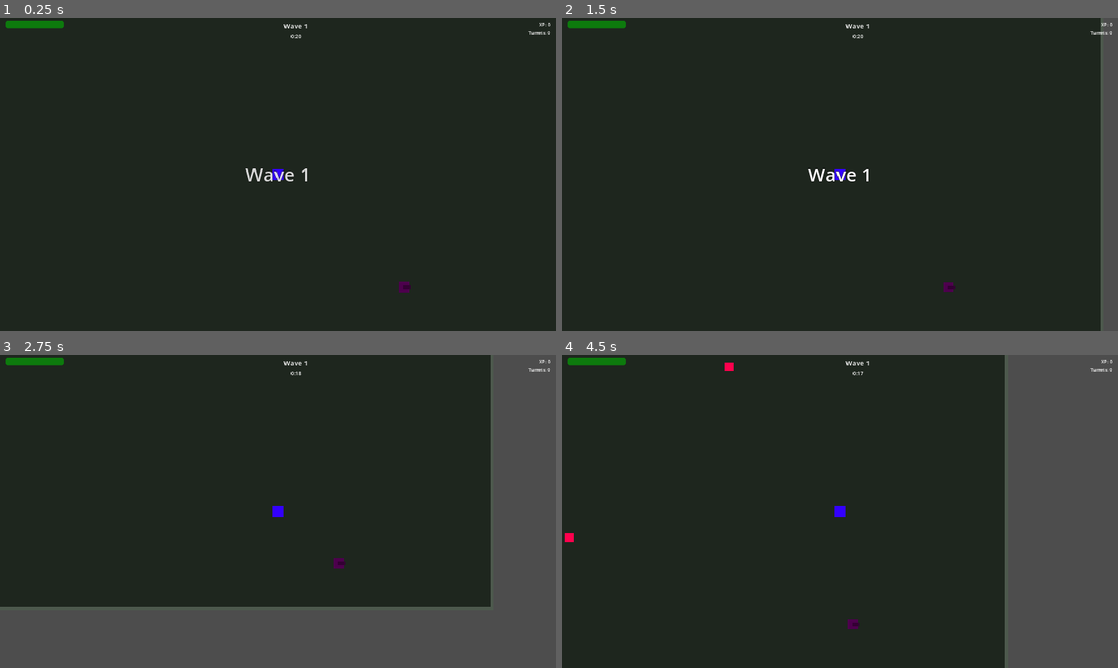
Above: before the commit, frames 1-4 (two rows, left to right).
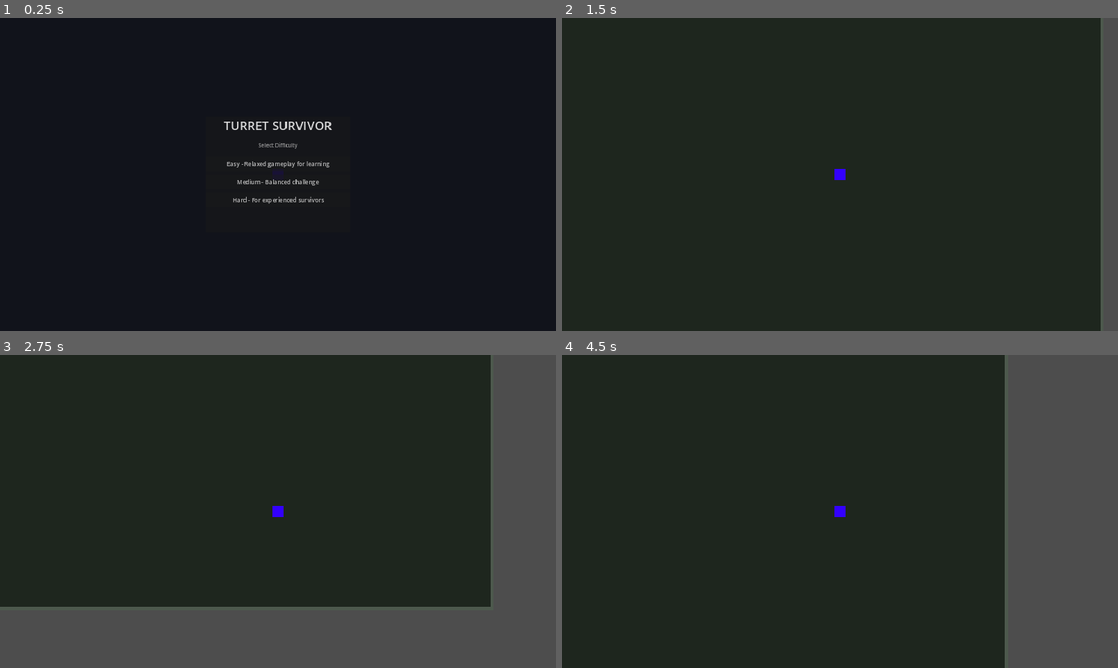
Above: after the commit, the same moments.

Repository: arebolledo2/turret-game
Game: Godot game, scene res://scenes/main.tscn
Two runs of this game, one before a commit and one after it. Both use one fixed random seed, a clock stepped at 60 frames per second and the inputs below.
Inputs (mouse positions are in pixels of both pictures, inside the frame that each line leads up to):
- Up to frame 1 (0.25 s): no input
- Up to frame 2 (1.5 s): click (840, 180) at 0.5 s, where only the run after the commit has a clickable "Medium - Balanced challenge"; tap Enter at 1.25 s; hold D (move_right) from 1.28 s (still down)
- Up to frame 3 (2.75 s): release D (move_right) at 2.03 s; hold S (move_down) from 2.03 s (still down)
- Up to frame 4 (4.5 s): release S (move_down) at 2.78 s; hold D (move_right) 2.78-3.53 s; hold W (move_up) 3.53-4.28 s; hold A (move_left) from 4.28 s (still down)

The runs differ from the first frame. In frame 1, 1.3% of the frame differs, in the area x 1-99%, y 0-88%; in frame 2, 0.6%; in frame 3, 0.4%; in frame 4, 0.5%.
Error after the commit: Parse Error: Cannot infer the type of "base" variable because the value doesn't have a set type. (res://scripts/autoload/globals.gd:139)

Commit message:
Add difficulty selection (Easy/Medium/Hard)

Diff:
--- a/scenes/ui/hud.tscn
+++ b/scenes/ui/hud.tscn
@@ -156,4 +156,77 @@
 layout_mode = 2
 text = "Restart"
 
+[node name="DifficultySelect" type="Control" parent="."]
+visible = false
+anchors_preset = 15
+anchor_right = 1.0
+anchor_bottom = 1.0
+grow_horizontal = 2
+grow_vertical = 2
+
+[node name="ColorRect" type="ColorRect" parent="DifficultySelect"]
+layout_mode = 1
+anchors_preset = 15
+anchor_right = 1.0
+anchor_bottom = 1.0
+grow_horizontal = 2
+grow_vertical = 2
+color = Color(0.05, 0.05, 0.1, 0.9)
+
+[node name="Panel" type="PanelContainer" parent="DifficultySelect"]
+layout_mode = 1
+anchors_preset = 8
+anchor_left = 0.5
+anchor_top = 0.5
+anchor_right = 0.5
+anchor_bottom = 0.5
+offset_left = -250.0
+offset_top = -200.0
+offset_right = 250.0
+offset_bottom = 200.0
+grow_horizontal = 2
+grow_vertical = 2
+
+[node name="VBoxContainer" type="VBoxContainer" parent="DifficultySelect/Panel"]
+layout_mode = 2
+theme_override_constants/separation = 25
+
+[node name="Title" type="Label" parent="DifficultySelect/Panel/VBoxContainer"]
+layout_mode = 2
+theme_override_font_sizes/font_size = 42
+text = "TURRET SURVIVOR"
+horizontal_alignment = 1
+
+[node name="Subtitle" type="Label" parent="DifficultySelect/Panel/VBoxContainer"]
+layout_mode = 2
+theme_override_font_sizes/font_size = 18
+theme_override_colors/font_color = Color(0.7, 0.7, 0.7, 1)
+text = "Select Difficulty"
+horizontal_alignment = 1
+
+[node name="ButtonContainer" type="VBoxContainer" parent="DifficultySelect/Panel/VBoxContainer"]
+layout_mode = 2
+theme_override_constants/separation = 12
+
+[node name="EasyButton" type="Button" parent="DifficultySelect/Panel/VBoxContainer/ButtonContainer"]
+custom_minimum_size = Vector2(0, 50)
+layout_mode = 2
+theme_override_font_sizes/font_size = 20
+text = "Easy - Relaxed gameplay for learning"
+
+[node name="MediumButton" type="Button" parent="DifficultySelect/Panel/VBoxContainer/ButtonContainer"]
+custom_minimum_size = Vector2(0, 50)
+layout_mode = 2
+theme_override_font_sizes/font_size = 20
+text = "Medium - Balanced challenge"
+
+[node name="HardButton" type="Button" parent="DifficultySelect/Panel/VBoxContainer/ButtonContainer"]
+custom_minimum_size = Vector2(0, 50)
+layout_mode = 2
+theme_override_font_sizes/font_size = 20
+text = "Hard - For experienced survivors"
+
 [connection signal="pressed" from="GameOverScreen/Panel/VBoxContainer/RestartButton" to="." method="_on_restart_pressed"]
+[connection signal="pressed" from="DifficultySelect/Panel/VBoxContainer/ButtonContainer/EasyButton" to="." method="_on_easy_pressed"]
+[connection signal="pressed" from="DifficultySelect/Panel/VBoxContainer/ButtonContainer/MediumButton" to="." method="_on_medium_pressed"]
+[connection signal="pressed" from="DifficultySelect/Panel/VBoxContainer/ButtonContainer/HardButton" to="." method="_on_hard_pressed"]
--- a/scripts/autoload/events.gd
+++ b/scripts/autoload/events.gd
@@ -32,4 +32,6 @@
 # UI Events
 signal show_wave_announcement(wave_number: int)
 signal hide_wave_announcement()
+signal show_difficulty_select()
+signal difficulty_selected(difficulty: int)
 signal update_hud()
--- a/scripts/autoload/globals.gd
+++ b/scripts/autoload/globals.gd
@@ -3,13 +3,70 @@
 # Autoload singleton for global game state
 # Add to Project Settings > Autoload as "Globals"
 
-# Game Constants (from MVP spec)
+# =============================================================================
+# DIFFICULTY SYSTEM
+# =============================================================================
+enum Difficulty { EASY, MEDIUM, HARD }
+
+# Difficulty configuration - each key modifies base values
+# Add new difficulties by adding entries here
+const DIFFICULTY_CONFIG: Dictionary = {
+	Difficulty.EASY: {
+		"name": "Easy",
+		"description": "Relaxed gameplay for learning",
+		"enemy_health_mult": 1.0,
+		"enemy_speed_mult": 1.0,
+		"enemy_damage_mult": 1.0,
+		"enemy_count_mult": 1.0,
+		"enemy_hp_scale_per_wave": 1.10,   # 10% per wave
+		"enemy_speed_scale_per_wave": 1.03, # 3% per wave
+		"player_health_mult": 1.0,
+		"turret_damage_mult": 1.0,
+	},
+	Difficulty.MEDIUM: {
+		"name": "Medium",
+		"description": "Balanced challenge",
+		"enemy_health_mult": 1.25,
+		"enemy_speed_mult": 1.1,
+		"enemy_damage_mult": 1.2,
+		"enemy_count_mult": 1.2,
+		"enemy_hp_scale_per_wave": 1.12,   # 12% per wave
+		"enemy_speed_scale_per_wave": 1.04, # 4% per wave
+		"player_health_mult": 1.0,
+		"turret_damage_mult": 1.0,
+	},
+	Difficulty.HARD: {
+		"name": "Hard",
+		"description": "For experienced survivors",
+		"enemy_health_mult": 1.5,
+		"enemy_speed_mult": 1.2,
+		"enemy_damage_mult": 1.5,
+		"enemy_count_mult": 1.4,
+		"enemy_hp_scale_per_wave": 1.15,   # 15% per wave
+		"enemy_speed_scale_per_wave": 1.05, # 5% per wave
+		"player_health_mult": 0.8,          # 20% less health
+		"turret_damage_mult": 0.9,          # 10% less turret damage
+	},
+}
+
+var current_difficulty: Difficulty = Difficulty.EASY
+
+# Helper to get current difficulty config
+func get_difficulty_config() -> Dictionary:
+	return DIFFICULTY_CONFIG[current_difficulty]
+
+func get_difficulty_name() -> String:
+	return get_difficulty_config()["name"]
+
+# =============================================================================
+# GAME CONSTANTS (Base values - modified by difficulty)
+# =============================================================================
 const ARENA_WIDTH: int = 1920
 const ARENA_HEIGHT: int = 1080
 const MAX_WAVES: int = 10
 
 # Player Constants
-const PLAYER_MAX_HEALTH: float = 100.0
+const PLAYER_BASE_MAX_HEALTH: float = 100.0
 const PLAYER_SPEED: float = 300.0
 const PLAYER_PICKUP_RADIUS: float = 50.0
 const PLAYER_INVINCIBILITY_TIME: float = 0.5
@@ -18,8 +75,12 @@
 const PLAYER_WEAPON_RANGE: float = 200.0
 const PLAYER_PROJECTILE_SPEED: float = 600.0
 
+# Computed player values
+var PLAYER_MAX_HEALTH: float:
+	get: return PLAYER_BASE_MAX_HEALTH * get_difficulty_config()["player_health_mult"]
+
 # Turret Constants
-const TURRET_DAMAGE: float = 15.0
+const TURRET_BASE_DAMAGE: float = 15.0
 const TURRET_FIRE_RATE: float = 2.0  # shots per second
 const TURRET_RANGE: float = 400.0
 const TURRET_PROJECTILE_SPEED: float = 500.0
@@ -27,12 +88,24 @@
 const TURRET_MIN_DISTANCE: float = 100.0  # from other turrets
 const TURRET_PLAYER_EXCLUSION: float = 150.0  # won't spawn on player
 
+# Computed turret values
+var TURRET_DAMAGE: float:
+	get: return TURRET_BASE_DAMAGE * get_difficulty_config()["turret_damage_mult"]
+
 # Enemy Base Constants (Wave 1)
 const ENEMY_BASE_HEALTH: float = 30.0
 const ENEMY_BASE_SPEED: float = 150.0
-const ENEMY_CONTACT_DAMAGE: float = 33.0
-const ENEMY_HP_SCALE: float = 1.10  # 10% per wave
-const ENEMY_SPEED_SCALE: float = 1.03  # 3% per wave
+const ENEMY_BASE_CONTACT_DAMAGE: float = 33.0
+
+# Computed enemy scaling factors
+var ENEMY_HP_SCALE: float:
+	get: return get_difficulty_config()["enemy_hp_scale_per_wave"]
+
+var ENEMY_SPEED_SCALE: float:
+	get: return get_difficulty_config()["enemy_speed_scale_per_wave"]
+
+var ENEMY_CONTACT_DAMAGE: float:
+	get: return ENEMY_BASE_CONTACT_DAMAGE * get_difficulty_config()["enemy_damage_mult"]
 
 # Wave Timing
 const WAVE_ANNOUNCEMENT_TIME: float = 1.5
@@ -51,23 +124,33 @@
 var time_survived: float = 0.0
 var is_game_active: bool = false
 
-# Helper Functions
+# =============================================================================
+# HELPER FUNCTIONS
+# =============================================================================
 func get_wave_duration(wave: int) -> float:
 	return WAVE_BASE_DURATION + (wave - 1) * WAVE_DURATION_INCREMENT
 
 func get_wave_enemy_count(wave: int) -> int:
-	return WAVE_BASE_ENEMY_COUNT + (wave - 1) * WAVE_ENEMY_INCREMENT
+	var base_count := WAVE_BASE_ENEMY_COUNT + (wave - 1) * WAVE_ENEMY_INCREMENT
+	return int(base_count * get_difficulty_config()["enemy_count_mult"])
 
 func get_enemy_health(wave: int) -> float:
-	return ENEMY_BASE_HEALTH * pow(ENEMY_HP_SCALE, wave - 1)
+	var config := get_difficulty_config()
+	var base := ENEMY_BASE_HEALTH * config["enemy_health_mult"]
+	return base * pow(config["enemy_hp_scale_per_wave"], wave - 1)
 
 func get_enemy_speed(wave: int) -> float:
-	return ENEMY_BASE_SPEED * pow(ENEMY_SPEED_SCALE, wave - 1)
+	var config := get_difficulty_config()
+	var base := ENEMY_BASE_SPEED * config["enemy_speed_mult"]
+	return base * pow(config["enemy_speed_scale_per_wave"], wave - 1)
 
 func get_spawn_interval(wave: int) -> float:
 	var duration := get_wave_duration(wave)
 	var count := get_wave_enemy_count(wave)
 	return duration / float(count)
+
+func set_difficulty(difficulty: Difficulty) -> void:
+	current_difficulty = difficulty
 
 func reset_stats() -> void:
 	current_wave = 0
--- a/scripts/game_manager.gd
+++ b/scripts/game_manager.gd
@@ -1,6 +1,6 @@
 extends Node
 
-enum GameState { IDLE, WAVE_ANNOUNCEMENT, COMBAT, WAVE_END, VICTORY, GAME_OVER }
+enum GameState { IDLE, DIFFICULTY_SELECT, WAVE_ANNOUNCEMENT, COMBAT, WAVE_END, VICTORY, GAME_OVER }
 
 var current_state: GameState = GameState.IDLE
 var wave_timer: float = 0.0
@@ -13,13 +13,23 @@
 func _ready() -> void:
 	# Connect to player death
 	Events.player_died.connect(_on_player_died)
+	Events.difficulty_selected.connect(_on_difficulty_selected)
 
-	# Start the game
-	call_deferred("start_game")
+	# Show difficulty selection
+	call_deferred("show_difficulty_select")
+
+func show_difficulty_select() -> void:
+	current_state = GameState.DIFFICULTY_SELECT
+	Events.show_difficulty_select.emit()
+
+func _on_difficulty_selected(difficulty: int) -> void:
+	Globals.set_difficulty(difficulty as Globals.Difficulty)
+	start_game()
 
 func start_game() -> void:
 	Globals.reset_stats()
 	Globals.is_game_active = true
+	Events.game_started.emit()
 	start_wave_announcement()
 
 func _process(delta: float) -> void:
--- a/scripts/hud.gd
+++ b/scripts/hud.gd
@@ -10,13 +10,17 @@
 @onready var game_over_screen: Control = $GameOverScreen
 @onready var game_over_title: Label = $GameOverScreen/Panel/VBoxContainer/Title
 @onready var stats_label: Label = $GameOverScreen/Panel/VBoxContainer/StatsLabel
+@onready var difficulty_screen: Control = $DifficultySelect
+@onready var hud_container: MarginContainer = $MarginContainer
 
 var player: Node2D = null
 
 func _ready() -> void:
-	# Hide overlays initially
+	# Hide overlays and HUD initially
 	wave_announcement.visible = false
 	game_over_screen.visible = false
+	difficulty_screen.visible = false
+	hud_container.visible = false
 
 	# Connect to events
 	Events.player_damaged.connect(_on_player_damaged)
@@ -27,16 +31,20 @@
 	Events.show_wave_announcement.connect(_on_show_wave_announcement)
 	Events.hide_wave_announcement.connect(_on_hide_wave_announcement)
 	Events.game_over.connect(_on_game_over)
+	Events.show_difficulty_select.connect(_on_show_difficulty_select)
+	Events.game_started.connect(_on_game_started)
 
-	# Get player reference
+	# Initialize labels
+	update_xp(0)
+	update_turret_count(0)
+
+func _on_game_started() -> void:
+	# Show HUD and get player reference
+	hud_container.visible = true
 	await get_tree().process_frame
 	player = get_tree().get_first_node_in_group("player")
 	if player:
 		update_health_bar(player.current_health, player.max_health)
-
-	# Initialize labels
-	update_xp(0)
-	update_turret_count(0)
 
 func _on_player_damaged(current_health: float, max_health: float) -> void:
 	update_health_bar(current_health, max_health)
@@ -125,3 +133,29 @@
 
 func _on_restart_pressed() -> void:
 	get_tree().reload_current_scene()
+
+# =============================================================================
+# DIFFICULTY SELECTION
+# =============================================================================
+func _on_show_difficulty_select() -> void:
+	difficulty_screen.visible = true
+	difficulty_screen.modulate.a = 0.0
+	var tween = create_tween()
+	tween.tween_property(difficulty_screen, "modulate:a", 1.0, 0.3)
+
+func _on_easy_pressed() -> void:
+	_select_difficulty(Globals.Difficulty.EASY)
+
+func _on_medium_pressed() -> void:
+	_select_difficulty(Globals.Difficulty.MEDIUM)
+
+func _on_hard_pressed() -> void:
+	_select_difficulty(Globals.Difficulty.HARD)
+
+func _select_difficulty(difficulty: Globals.Difficulty) -> void:
+	var tween = create_tween()
+	tween.tween_property(difficulty_screen, "modulate:a", 0.0, 0.2)
+	tween.tween_callback(func():
+		difficulty_screen.visible = false
+		Events.difficulty_selected.emit(difficulty)
+	)
Not shown, changed: .github/copilot-instructions.md
